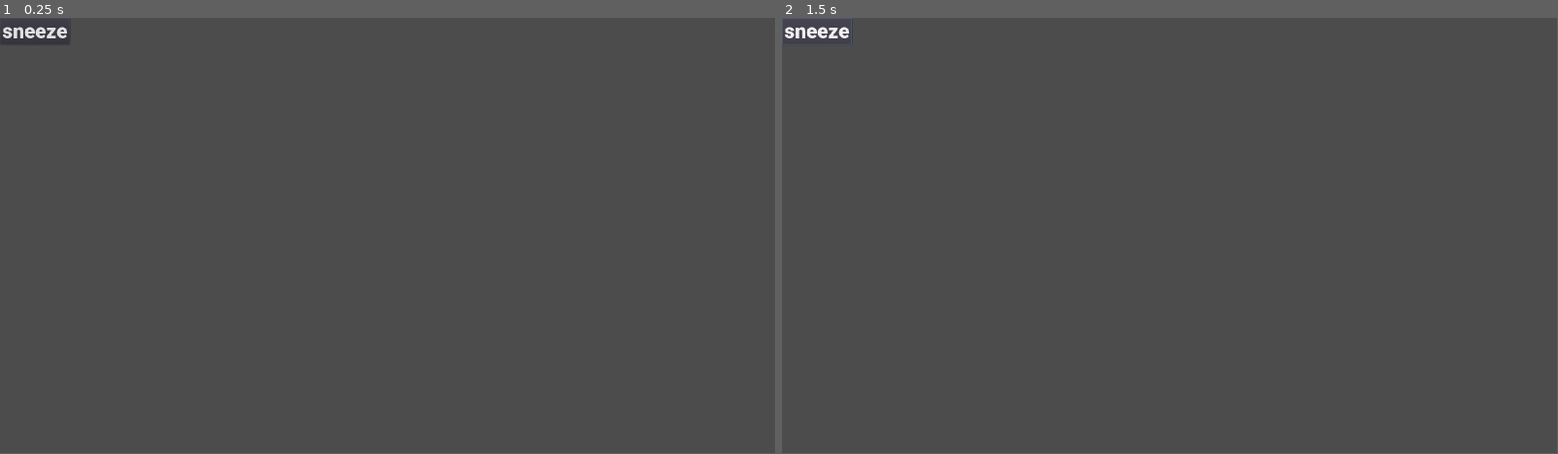
Above: before the commit, frames 1-2 (left to right).
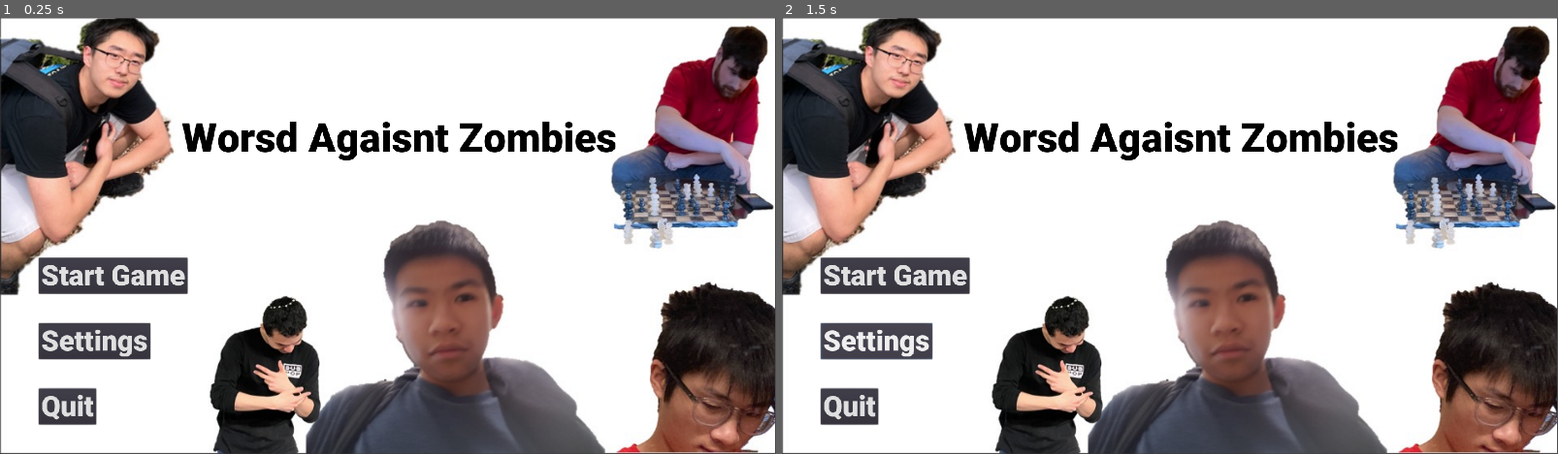
Above: after the commit, the same moments.

Repository: IMlame/WordsAgainstZombies
Game: Godot game, scene res://src/TitleScene/TitleScene.tscn
Same seed, same stepped clock (60 frames per second), same inputs: the game is played once before the commit and once after it. Before the commit the project starts from res://src/TitleScene.tscn.
Inputs (mouse positions are in pixels of both pictures, inside the frame that each line leads up to):
- Up to frame 1 (0.25 s): no input
- Up to frame 2 (1.5 s): click (813, 31) at 0.5 s, where only the run before the commit has a clickable "sneeze"; click "sneeze" (after the commit: "Settings") at 1.25 s
In our replay, the window is 799x449 before the commit and 800x450 after it. These sizes can differ from the game's own. Grey fills any space a smaller window leaves; there, only what the larger window draws over its background counts as a difference.

The runs differ from the first frame. In frame 1, 91% of the frame differs, in the area x 0-100%, y 0-100%; in frame 2, 91%.

Commit message:
done (for now)

Diff:
--- a/project.godot
+++ b/project.godot
@@ -11,13 +11,15 @@
 [application]
 
 config/name="WordsAgaisntZombies"
-run/main_scene="res://src/TitleScene.tscn"
+run/main_scene="res://src/TitleScene/TitleScene.tscn"
 config/icon="res://icon.png"
 
 [display]
 
 window/size/width=1920
 window/size/height=1080
+window/stretch/mode="viewport"
+window/stretch/aspect="keep"
 
 [gui]
 
--- a/src/TitleScene.gd
+++ /dev/null
@@ -1,16 +0,0 @@
-extends Node2D
-
-
-var titleScreenLabel = load("res://src/TitleScreenButton.tscn")
-
-
-# Called when the node enters the scene tree for the first time.
-func _ready():
-	var label = titleScreenLabel.instance()
-	label.init("sneeze")
-	add_child(label)
-
-
-# Called every frame. 'delta' is the elapsed time since the previous frame.
-#func _process(delta):
-#	pass
--- a/src/TitleScene.tscn
+++ /dev/null
@@ -1,6 +0,0 @@
-[gd_scene load_steps=2 format=2]
-
-[ext_resource path="res://src/TitleScene.gd" type="Script" id=1]
-
-[node name="Node2D" type="Node2D"]
-script = ExtResource( 1 )
--- /dev/null
+++ b/src/TitleScene/TitleScene.gd
@@ -0,0 +1,45 @@
+extends Node2D
+
+
+var titleScreenLabel = load("res://src/TitleScene/TitleScreenButton.tscn")
+var screen_size = null
+# Called when the node enters the scene tree for the first time.
+func _ready():
+	screen_size = get_viewport_rect().size
+
+	var start_game_label = titleScreenLabel.instance()
+	start_game_label.position = Vector2(_percent_to_pixels_width(5), _percent_to_pixels_height(55))
+	start_game_label.init("Start Game")
+	add_child(start_game_label)
+	start_game_label.connect("title_screen_button_pushed", self, "_on_button_pushed")
+
+	var settings_label = titleScreenLabel.instance()
+	settings_label.position = Vector2(_percent_to_pixels_width(5), _percent_to_pixels_height(70))
+	settings_label.init("Settings")
+	add_child(settings_label)
+	settings_label.connect("title_screen_button_pushed", self, "_on_button_pushed")
+
+	var quit_label = titleScreenLabel.instance()
+	quit_label.position = Vector2(_percent_to_pixels_width(5), _percent_to_pixels_height(85))
+	quit_label.init("Quit")
+	add_child(quit_label)
+	quit_label.connect("title_screen_button_pushed", self, "_on_button_pushed")
+
+func _on_button_pushed(button_name: String):
+	match button_name:
+		"Start Game":
+			print("start game")
+		"Settings":
+			print("settings")
+		"Quit":
+			get_tree().quit()
+
+func _percent_to_pixels_width(percent: float):
+	return screen_size.x * percent * .01
+
+func _percent_to_pixels_height(percent: float):
+	return screen_size.y * percent * .01
+
+# Called every frame. 'delta' is the elapsed time since the previous frame.
+#func _process(delta):
+#	pass
--- /dev/null
+++ b/src/TitleScene/TitleScene.tscn
@@ -0,0 +1,34 @@
+[gd_scene load_steps=5 format=2]
+
+[ext_resource path="res://Roboto-Black.ttf" type="DynamicFontData" id=1]
+[ext_resource path="res://src/TitleScene/TitleScene.gd" type="Script" id=2]
+[ext_resource path="res://assets/background.jpg" type="Texture" id=3]
+
+[sub_resource type="DynamicFont" id=1]
+size = 100
+font_data = ExtResource( 1 )
+
+[node name="Node2D" type="Node2D"]
+script = ExtResource( 2 )
+
+[node name="Node2D2" type="Node2D" parent="."]
+
+[node name="TextureRect" type="TextureRect" parent="Node2D2"]
+margin_left = -1.0
+margin_top = -1.0
+margin_right = 1918.0
+margin_bottom = 1082.0
+texture = ExtResource( 3 )
+stretch_mode = 1
+
+[node name="Node2D" type="Node2D" parent="."]
+z_index = 1
+
+[node name="Label" type="Label" parent="Node2D"]
+margin_left = 450.0
+margin_top = 239.0
+margin_right = 1526.0
+margin_bottom = 482.0
+custom_colors/font_color = Color( 0, 0, 0, 1 )
+custom_fonts/font = SubResource( 1 )
+text = "Worsd Agaisnt Zombies"
--- /dev/null
+++ b/src/TitleScene/TitleScreenButton.gd
@@ -0,0 +1,14 @@
+extends Label
+
+
+#func init(title: String):
+#	print("hi " + title)
+#	text = title
+
+func _ready():
+	print('ready')
+	pass
+
+
+func _process(delta):
+	pass
--- a/src/TitleScreenButton.tscn
+++ b/src/TitleScene/TitleScreenButton.tscn
@@ -1,10 +1,11 @@
 [gd_scene load_steps=4 format=2]
 
-[ext_resource path="res://Roboto-Black.ttf" type="DynamicFontData" id=2]
+[ext_resource path="res://Roboto-Black.ttf" type="DynamicFontData" id=1]
 
 [sub_resource type="GDScript" id=1]
 script/source = "extends Node2D
 
+signal title_screen_button_pushed(button_name)
 
 func init(title: String):
 	$Button.text = title
@@ -15,19 +16,20 @@
 	pass # Replace with function body.
 
 
-# Called every frame. 'delta' is the elapsed time since the previous frame.
-#func _process(delta):
-#	pass
+func _on_Button_pressed():
+	emit_signal(\"title_screen_button_pushed\", $Button.text)
 "
 
 [sub_resource type="DynamicFont" id=2]
-size = 50
-font_data = ExtResource( 2 )
+size = 70
+font_data = ExtResource( 1 )
 
 [node name="Node2D" type="Node2D"]
 script = SubResource( 1 )
 
 [node name="Button" type="Button" parent="."]
 margin_right = 12.0
-margin_bottom = 20.0
+margin_bottom = 89.0
 custom_fonts/font = SubResource( 2 )
+
+[connection signal="pressed" from="Button" to="." method="_on_Button_pressed"]
--- a/src/TitleScreenButton.gd
+++ /dev/null
@@ -1,16 +0,0 @@
-extends Node2D
-
-
-# Declare member variables here. Examples:
-# var a = 2
-# var b = "text"
-
-
-# Called when the node enters the scene tree for the first time.
-func _ready():
-	pass # Replace with function body.
-
-
-# Called every frame. 'delta' is the elapsed time since the previous frame.
-#func _process(delta):
-#	pass
Binary file added: assets/background.jpg
Not shown, added: assets/background.jpg.import
